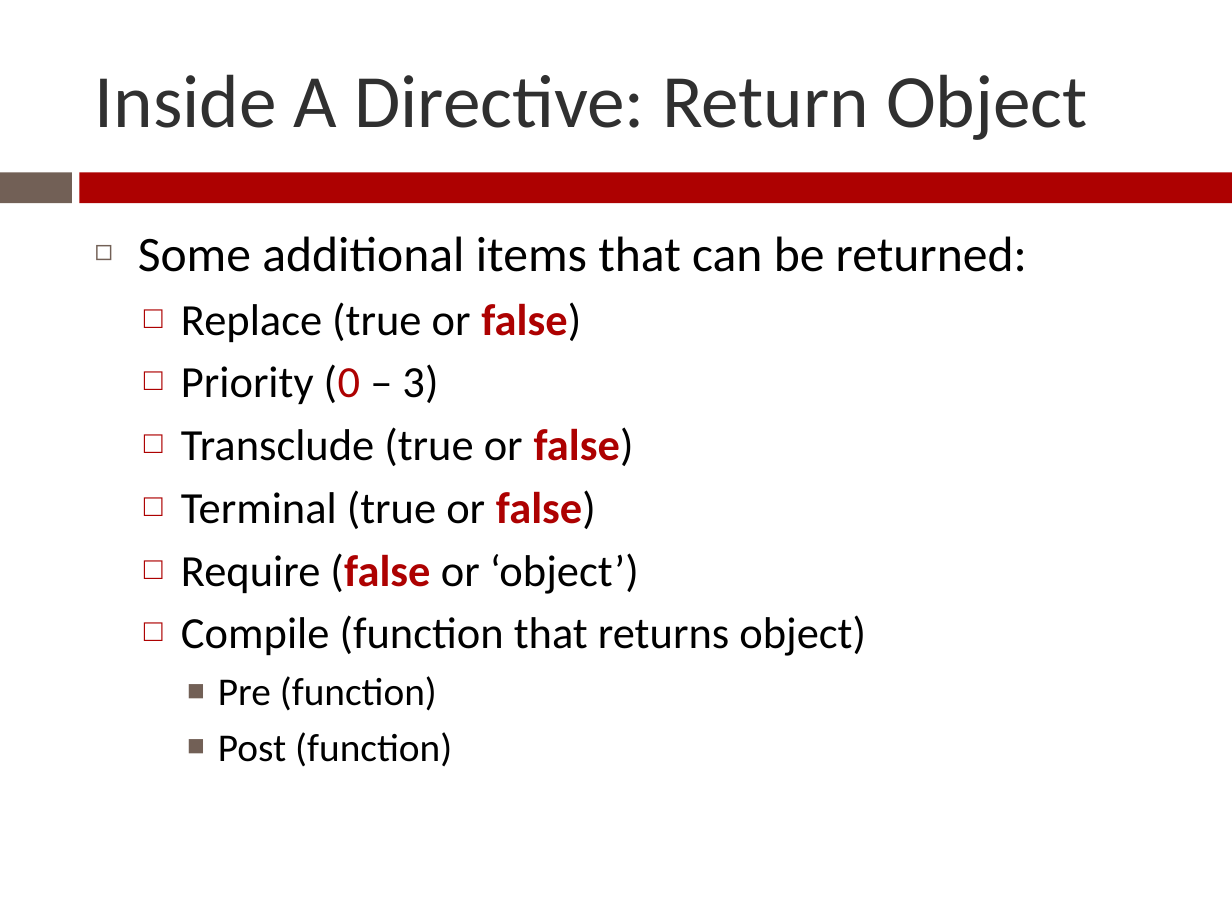
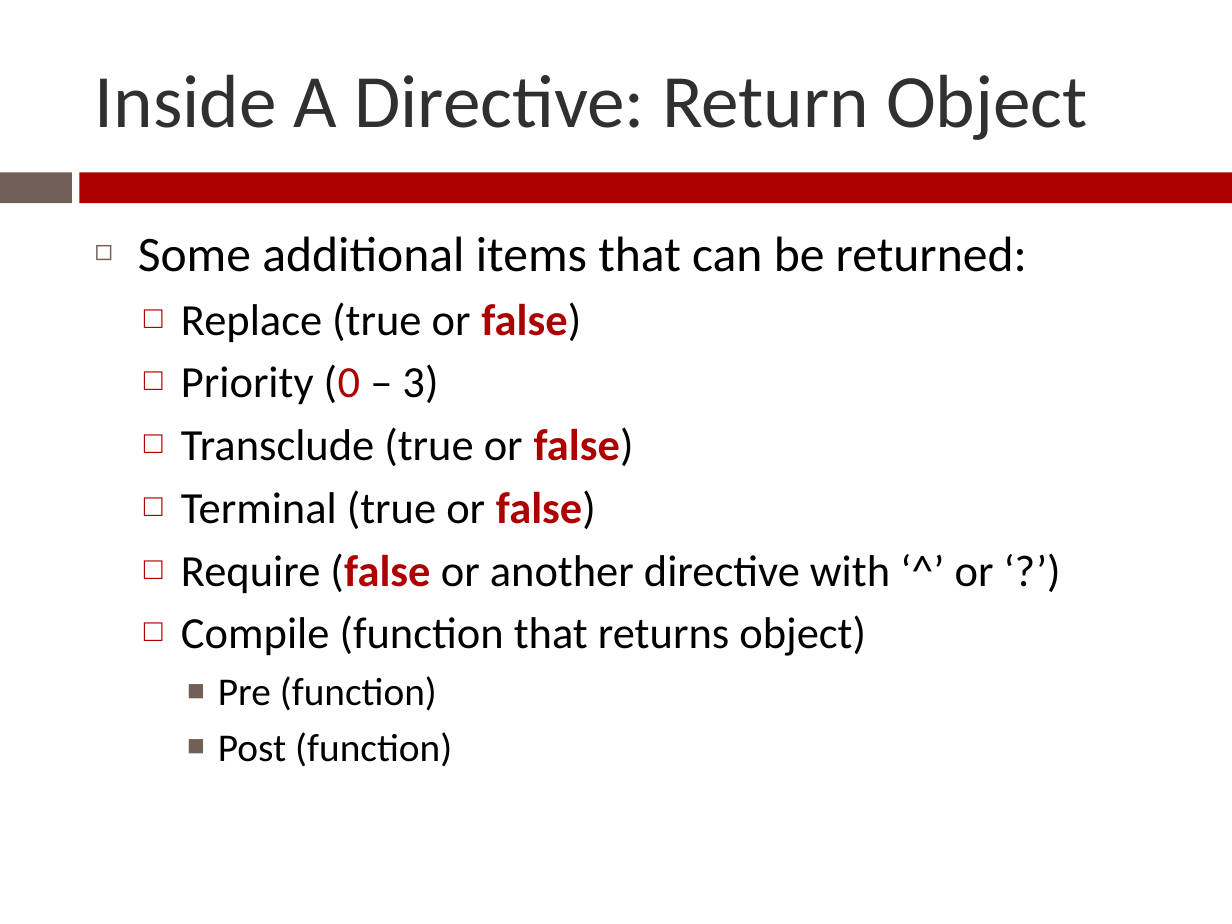
Before and after one commit to Zenitram-Oriaj/AngularJS_Directives, a slide deck: slide 10 of presentation/ajs_dir_presentation.pptx. Drawn at 1232x924 pixels with LibreOffice and Linux fonts; fonts in the diff are those of the drawing. Boxes give left, top, right and bottom in pixels: in the first picture for what was removed or moved away, otherwise in the second. Text is boxed around its words. In the diff, an @@ line names an element or a change of style, - is before the commit and + after.

```diff
--- a/presentation/ajs_dir_presentation.pptx
+++ b/presentation/ajs_dir_presentation.pptx
@@ text at (x1=181, y1=553, x2=994, y2=594): text changed @@
-  □ Require (false or ‘object’)
+  □ Require (false or another directive with ‘^’ or ‘?’)
```
Also in this commit, not shown: 3 other slides changed, 2 slides added, 4 other files.
